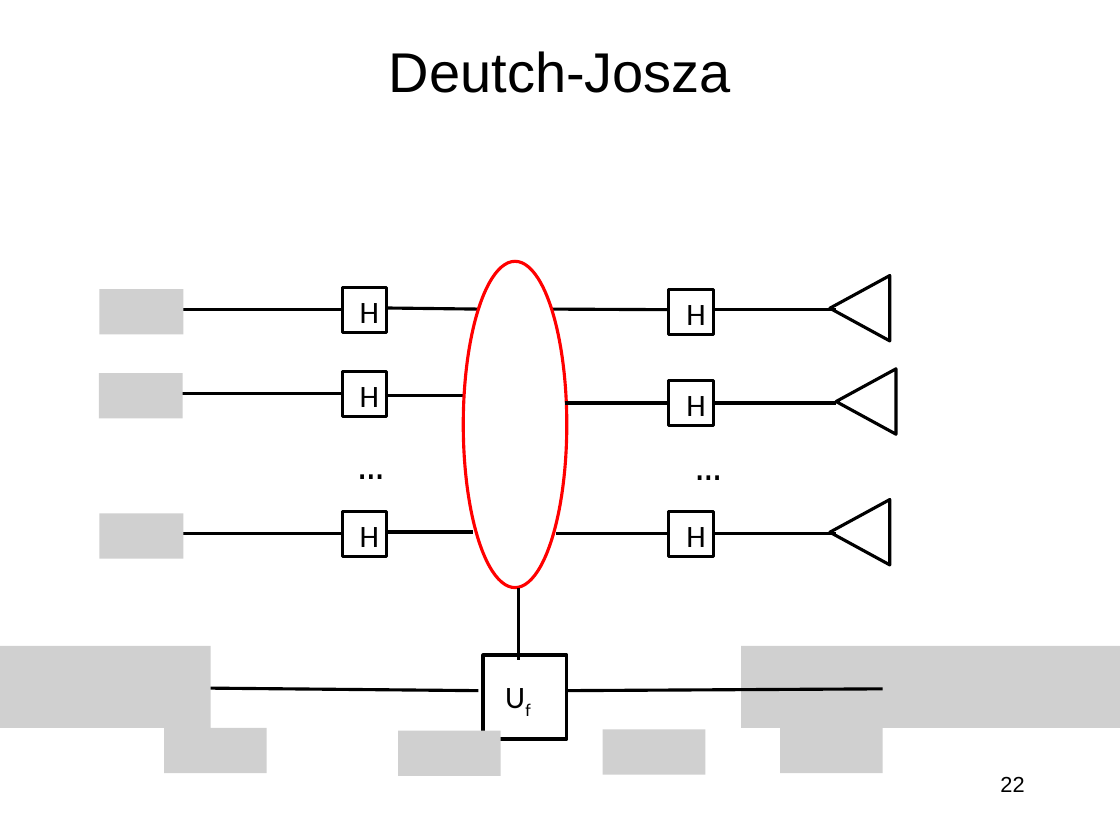
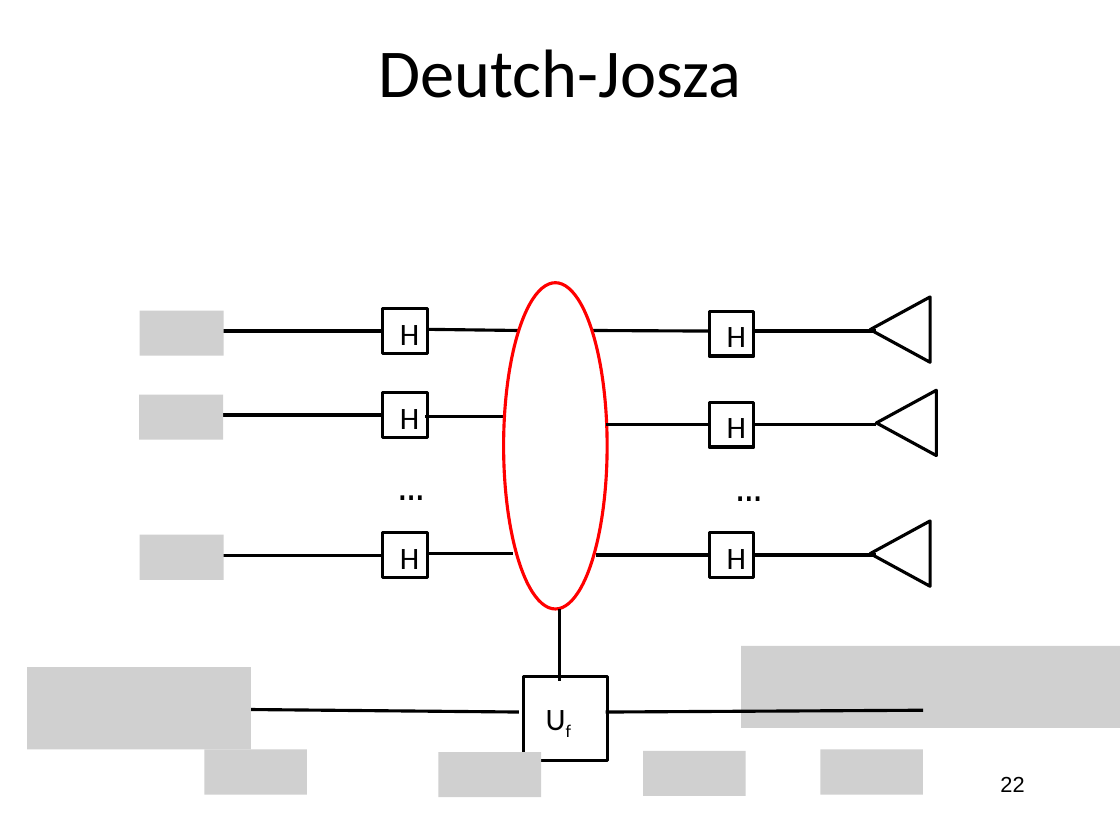
Before and after one commit to jlmucb/class_notes, a slide deck: slide 22 of BerkeleyClass/CS290Spring2013/Lectures/QC.pptx. Drawn at 1120x840 pixels with LibreOffice and Linux fonts; fonts in the diff are those of the drawing; grey boxes stand for pictures. Boxes give left, top, right and bottom in pixels: in the first picture for what was removed or moved away, otherwise in the second. Text is boxed around its words. In the diff, an @@ line names an element or a change of style, - is before the commit and + after.

Commit message:
more fixes

```diff
--- a/BerkeleyClass/CS290Spring2013/Lectures/QC.pptx
+++ b/BerkeleyClass/CS290Spring2013/Lectures/QC.pptx
@@ title "Deutch-Josza" at (x1=378, y1=49, x2=741, y2=98): size 36 to 44 pt, font Arial to Calibri @@
@@ 15 lines, 9 texts, 7 pictures, 7 rectangles, 3 triangles, 1 ellipse moved together from (x1=0, y1=261, x2=895, y2=774) to (x1=27, y1=282, x2=936, y2=795) @@
@@ picture moved from (x1=398, y1=730, x2=501, y2=775) to (x1=438, y1=753, x2=541, y2=797) @@
```
Also in this commit, not shown: 5 other slides changed.
